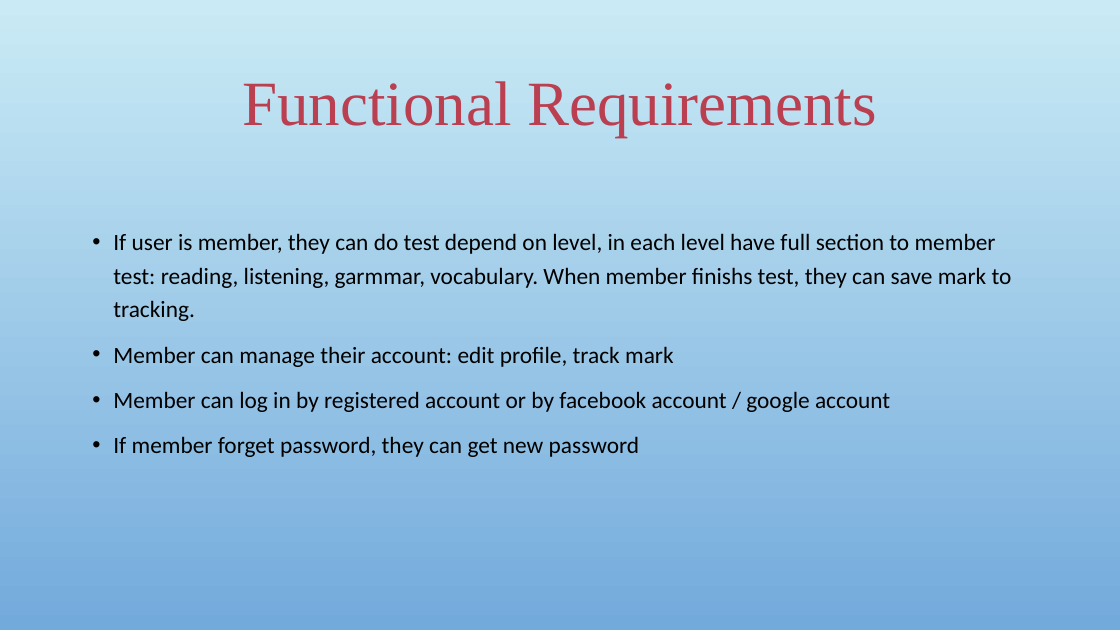
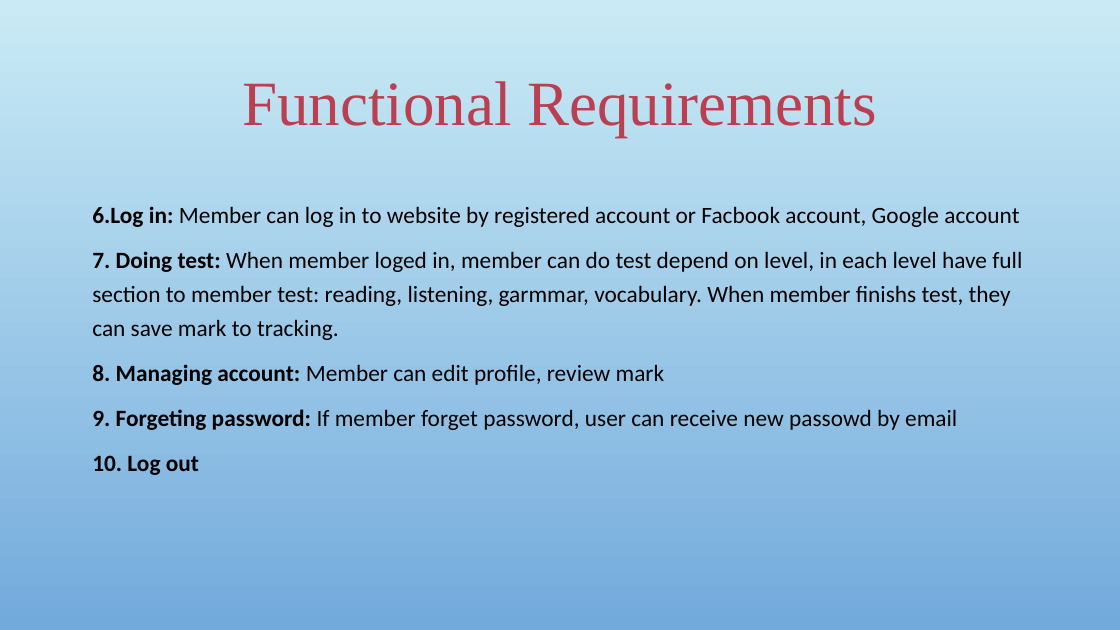
Before and after one commit to sangnvus/japanesedictionary, a slide deck: slide 10 of WIP/Documents/Report 1/UJD_VN_Examination_v1.0_EN/UJD_VN_ProjectOverview_v1.0.pptx (slide 13 before the commit). Drawn at 1120x630 pixels with LibreOffice and Linux fonts; fonts in the diff are those of the drawing; background and template pictures are left out. Boxes give left, top, right and bottom in pixels: in the first picture for what was removed or moved away, otherwise in the second. Text is boxed around its words. In the diff, an @@ line names an element or a change of style, - is before the commit and + after.

```diff
--- a/WIP/Documents/Report 1/UJD_VN_Examination_v1.0_EN/UJD_VN_ProjectOverview_v1.0.pptx
+++ b/WIP/Documents/Report 1/UJD_VN_Examination_v1.0_EN/UJD_VN_ProjectOverview_v1.0.pptx
@@ text at (x1=92, y1=206, x2=1022, y2=475): text changed @@
-• If user is member, they can do test depend on level, in each level have full section to member test: reading, listening, garmmar, vocabulary. When member finishs test, they can save mark to tracking.
-• Member can manage their account: edit profile, track mark
-• Member can log in by registered account or by facebook account / google account
-• If member forget password, they can get new password
+6.Log in: Member can log in to website by registered account or Facbook account, Google account
+7. Doing test: When member loged in, member can do test depend on level, in each level have full section to member test: reading, listening, garmmar, vocabulary. When member finishs test, they can save mark to tracking.
+8. Managing account: Member can edit profile, review mark
+9. Forgeting password: If member forget password, user can receive new passowd by email
+10. Log out
```
Also in this commit, not shown: 8 other slides changed, 2 slides added, 4 slides removed.
